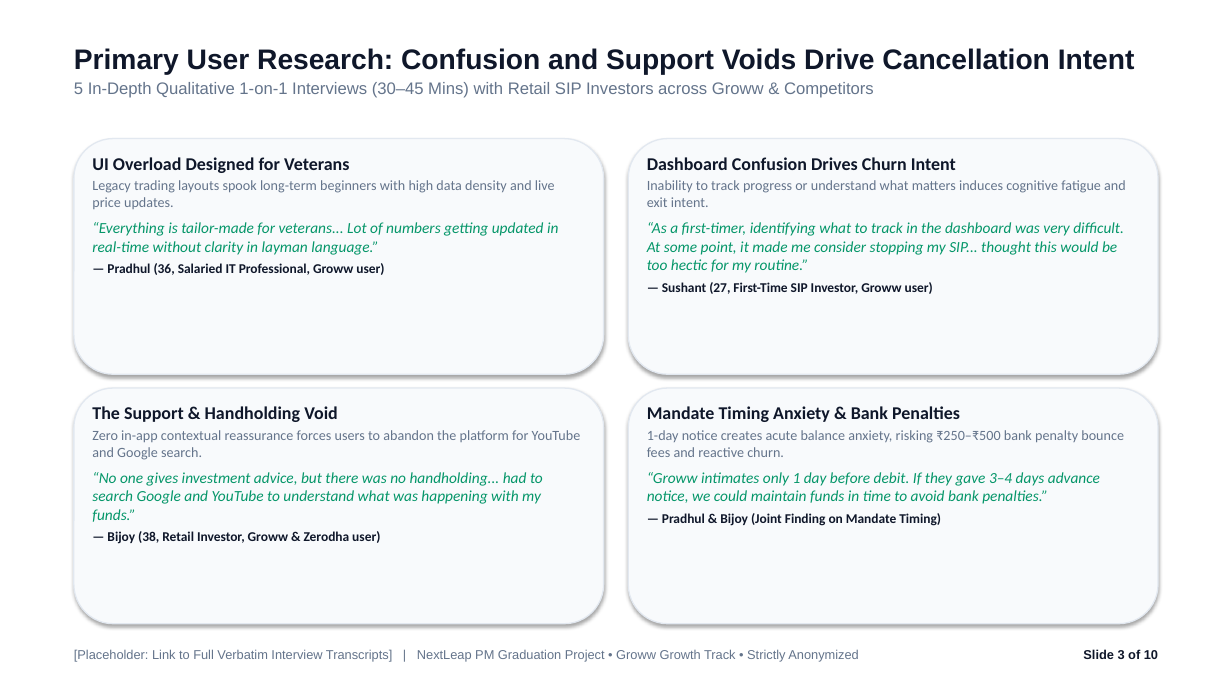
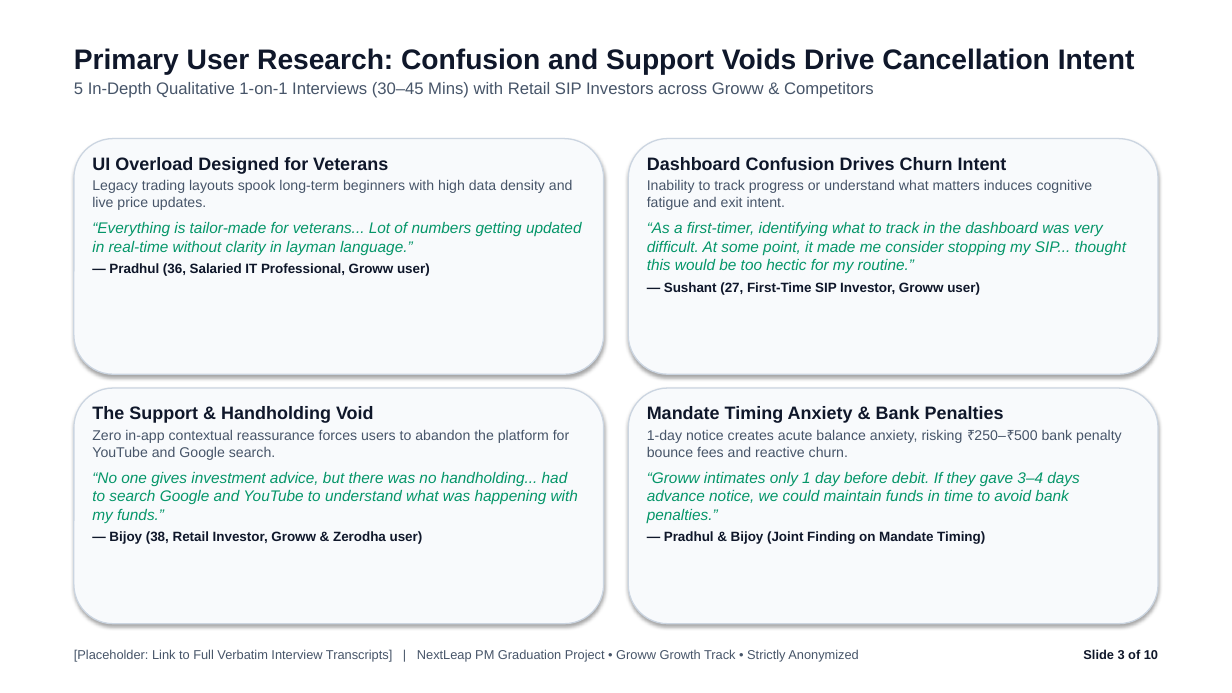
Before and after one commit to emilgeorgefranc95/NL_Grad_Proj_MVP_1, a slide deck: slide 3 of NL_Groww.pptx. Drawn at 1232x693 pixels with LibreOffice and Linux fonts; fonts in the diff are those of the drawing. Boxes give left, top, right and bottom in pixels: in the first picture for what was removed or moved away, otherwise in the second. Text is boxed around its words. In the diff, an @@ line names an element or a change of style, - is before the commit and + after.

```diff
--- a/NL_Groww.pptx
+++ b/NL_Groww.pptx
@@ text at [74,82,874,98]: text colour #64748B to #475569 in "5 In-Depth Qualitative 1-on-1 Interviews (30–45 Mins) ..." @@
@@ text "UI Overload Designed for Veterans" at [92,157,582,276]: font Calibri to Arial; text colour #64748B to #475569 in "Legacy trading layouts spook long-term beginners with ..." @@
@@ text "Dashboard Confusion Drives Churn Intent" at [647,157,1126,295]: font Calibri to Arial; text colour #64748B to #475569 in "Inability to track progress or understand what ..." @@
@@ outline #E2E8F0 1 pt to #CBD5E1 1 pt in 4 elements at [74,139,604,374], [628,139,1158,374], [74,388,604,624], [628,388,1158,624] @@
@@ text "The Support & Handholding Void" at [92,406,578,544]: font Calibri to Arial; text colour #64748B to #475569 in "Zero in-app contextual reassurance forces users to ..." @@
@@ text "Mandate Timing Anxiety & Bank ..." at [647,406,1122,544]: font Calibri to Arial; text colour #64748B to #475569 in "1-day notice creates acute balance anxiety, risking ..." @@
@@ text "[Placeholder: Link to Full Verbatim ..." at [74,649,858,662]: text colour #64748B to #475569 @@
```
Also in this commit, not shown: 8 other slides changed, 1 other file.
